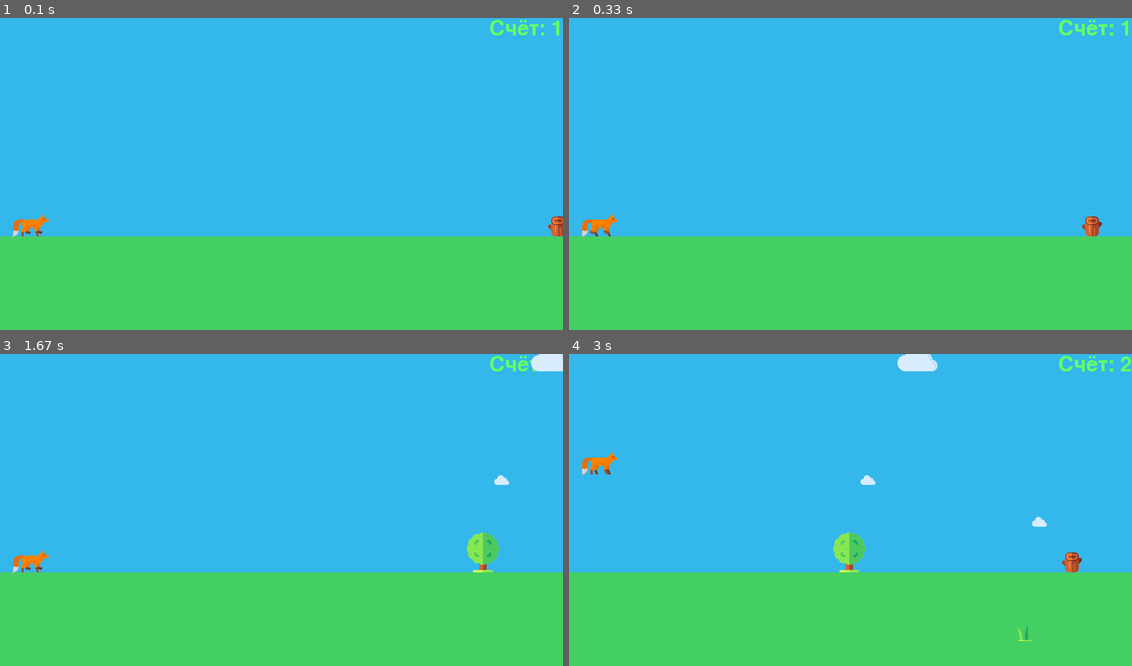
Above: before the commit, frames 1-4 (two rows, left to right).
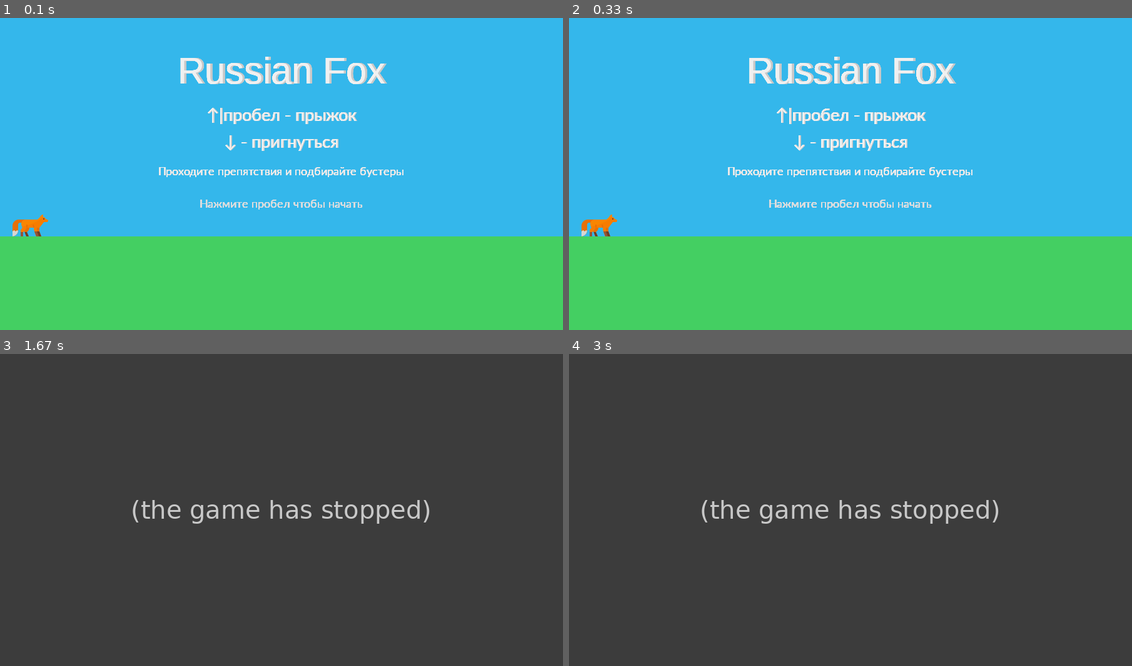
Above: after the commit, the same moments.

Repository: alex-bul/dino_pygame
Game: pygame game, started from main.py
The game is run twice, just before and just after one commit, with the same random seed, the same clock (stepped at 60 frames per second) and the same inputs.
Inputs:
- Up to frame 1 (0.1 s): no input
- Up to frame 2 (0.33 s): no input
- Up to frame 3 (1.67 s): tap Space at 0.33 s; tap R at 0.67, 1 s
- Up to frame 4 (3 s): hold Up 1.83-2.3 s; tap Space at 1.9, 2.2, 2.8 s; hold Up from 2.73 s (still down)

The runs differ from the first frame. In frame 1, 3.4% of the frame differs, in the area x 2-100%, y 0-70%; in frame 2, 3.5%; in frame 3, 100%, in the area x 0-100%, y 0-100%; in frame 4, 100%.
After the commit the program exited at 0.33 s; later frames show no game.

Commit message:
add mushrooms, guide

Diff:
--- a/config.py
+++ b/config.py
@@ -1,3 +1,5 @@
+IMMORTAL = False
+
 COLOR_SKY = (52, 183, 235)
 COLOR_EARTH = (68, 207, 98)
 SIZE_SKY = 0.7
@@ -19,10 +21,10 @@
 TORNADO_SCORE_START = 40
 BIRD_SCORE_START = 20
 
-ULTIMATE_CHANCE_SPAWN = 200
-ULTIMATE_DURATION = 5
-ULTIMATE_SPEED_BUST = 3
-MIN_ULTIMATE_FREQUENCY = 10
+BONUS_CHANCE_SPAWN = 200
+BONUS_DURATION = 5
+BONUS_SPEED_BUST = 3
+MIN_BONUS_FREQUENCY = 10
 
 animate_sprites = {
     'bird.png': (7, 1),
@@ -30,3 +32,8 @@
 }
 
 WARNING_RADIUS = 20
+
+effects = {
+    'wine.png': ["Опьянение", "speed_up", 3],
+    'mushroom.png': ["Галлюцинация", "jump_speed_down", 0.2],
+}
--- a/main.py
+++ b/main.py
@@ -6,6 +6,7 @@
 import pygame
 import sys
 import os
+import json
 
 all_sprites = pygame.sprite.Group()
 pygame.init()
@@ -13,12 +14,25 @@
 screen_size = (900, 500)
 screen = pygame.display.set_mode(screen_size)
 
+user_data_file = 'user_data.json'
 running = True
-game_run = True
+game_run = False
 default_speed = 60
 sprite_change_offset = 11
 speed = default_speed
 time_start = time.time()
+
+
+def get_record():
+    with open(user_data_file, 'r') as file:
+        return json.loads(file.read())['record']
+
+
+def set_record(value):
+    with open(user_data_file, 'w') as file:
+        file.write(json.dumps({
+            "record": value
+        }))
 
 
 def load_image(file_name, colorkey=None):
@@ -67,16 +81,27 @@
 
         self.is_jumping = False
         self.is_falling = False
-
-        self.is_ultimate = False
-        self.time_start_ultimate = 0
+        self.jump_speed_buster = 1
+
+        self.effects = {}
 
     def set_image(self, image):
+        old_y = self.rect.y
         self.frames = []
         self.cut_sheet(load_image(image), 5, 1)
         self.cur_frame = 0
-        self.rect.y = self.default_y
+        self.image = self.frames[self.cur_frame]
+        self.rect = self.image.get_rect()
         self.rect.x = 20
+        self.default_y = screen_size[1] * SIZE_SKY - self.rect.h
+        if self.is_jumping:
+            self.is_jumping = False
+            self.is_falling = True
+            self.rect.y = old_y
+        elif not self.is_falling:
+            self.rect.y = self.default_y
+        else:
+            self.rect.y = old_y
 
     def cut_sheet(self, sheet, columns, rows):
         self.rect = pygame.Rect(0, 0, sheet.get_width() // columns,
@@ -93,23 +118,22 @@
         if not self.is_falling:
             self.is_jumping = True
 
-    def start_ultimate(self):
+    def start_effect(self, name, effect_type, value):
         global speed
-
-        speed *= ULTIMATE_SPEED_BUST
-        self.is_ultimate = True
-        self.time_start_ultimate = time.time()
-
-    def update(self):
-        global speed
-
-        if self.is_ultimate:
-            if time.time() - self.time_start_ultimate > ULTIMATE_DURATION:
-                speed //= ULTIMATE_SPEED_BUST
-                self.is_ultimate = False
+        if effect_type == 'speed_up':
+            print(name, effect_type, value)
+            self.effects[name] = {'start_time': time.time(), 'type': effect_type, 'speed_end': speed}
+            speed *= value
+        elif effect_type == 'jump_speed_down':
+            self.effects[name] = {'start_time': time.time(), 'type': effect_type}
+            self.jump_speed_buster = value
+
+    def update(self):
+        self.check_effects()
         if self.is_jumping:
             self.rect = self.rect.move(0, -math.ceil(
-                DINO_JUMP_SPEED * (self.rect.y - self.default_y + DINO_JUMP_HEIGNT) / 100 * (default_speed / speed)))
+                DINO_JUMP_SPEED * (self.rect.y - self.default_y + DINO_JUMP_HEIGNT) / 100 * (
+                            default_speed / speed) * self.jump_speed_buster))
             if (self.rect.y - self.default_y + DINO_JUMP_HEIGNT) / 100 <= 0.1:
                 self.is_jumping = False
                 self.is_falling = True
@@ -118,13 +142,29 @@
                 self.rect = self.rect.move(0, self.default_y - self.rect.y)
                 self.is_falling = False
             else:
-                c = (self.rect.y - self.default_y + DINO_JUMP_HEIGNT) / 100
+                c = (self.rect.y - self.default_y + DINO_JUMP_HEIGNT) / 100 * self.jump_speed_buster
                 self.rect = self.rect.move(0, math.ceil(DINO_FALL_SPEED * (c if c < 0.9 else 1)))
         else:
             offset = calculate_sprite_change_offset()
             self.cur_frame = (self.cur_frame + 1) % (len(self.frames) * offset)
             self.image = self.frames[self.cur_frame // offset]
             self.mask = pygame.mask.from_surface(self.image)
+
+    def check_effects(self):
+        global speed
+        for name, data in self.effects.copy().items():
+            if time.time() - data['start_time'] > BONUS_DURATION:
+                if data['type'] == 'speed_up':
+                    speed = data['speed_end']
+                elif data['type'] == 'jump_speed_down':
+                    self.jump_speed_buster = 1
+                self.effects.pop(name)
+
+    def is_affected_speed(self):
+        return 'speed_up' in map(lambda x: x['type'], self.effects.values())
+
+    def can_broke(self):
+        return 'Опьянение' in self.effects.keys()
 
 
 class Object(pygame.sprite.Sprite):
@@ -137,8 +177,34 @@
         self.rect.y = y if y else screen_size[1] * SIZE_SKY - self.rect.h
         self.step = -step
 
-    def update(self):
-        self.rect = self.rect.move(self.step, 0)
+        self.is_broken = False
+        self.broken_direction = 0
+        self.broken_speed = (-0.1 * random.randint(5, 10), 0.1 * random.randint(5, 10))
+        self.broken_rotate_angle = random.randint(0, 60)
+
+    def update(self):
+        if self.is_broken:
+            try:
+                self.rect = self.rect.move([i * BROKE_ENEMY_SPEED * self.broken_direction for i in self.broken_speed])
+                self.image = rot_center(self.image, self.broken_rotate_angle * -self.broken_direction)
+                self.broken_rotate_angle -= 1
+            except ValueError:
+                pass
+        else:
+            self.rect = self.rect.move(self.step, 0)
+
+    def is_hidden(self):
+        return self.rect.right + self.rect.w < 0 or \
+               self.rect.left + self.rect.w < 0 or \
+               self.rect.top + self.rect.h < 0 or \
+               self.rect.bottom + self.rect.h < 0
+
+    def broke(self, direction):
+        self.is_broken = True
+        self.broken_direction = direction
+
+    def get_far(self):
+        return screen_size[0] - self.rect.x
 
 
 class DecorationObject(Object):
@@ -157,22 +223,21 @@
         self.rect.y = y if y else screen_size[1] * SIZE_SKY - self.rect.h
         self.step = -step
 
-        self.is_broken = False
-        self.broken_direction = 0
-        self.broken_speed = (-0.1 * random.randint(5, 10), 0.1 * random.randint(5, 10))
-        self.broken_rotate_angle = random.randint(0, 60)
-
     def broke(self, direction):
         self.is_broken = True
         self.broken_direction = direction
 
     def update(self):
-        global game_run
+        global game_run, time_end_game, current_record
         if pygame.sprite.collide_mask(self, dino) and not self.is_broken:
-            if dino.is_ultimate:
+            if dino.can_broke():
                 self.broke(-1)
             else:
                 game_run = False
+                time_end_game = time.time()
+                if current_record < game_map.score:
+                    set_record(game_map.score)
+                    current_record = game_map.score
         if self.is_broken:
             try:
                 self.rect = self.rect.move([i * BROKE_ENEMY_SPEED * self.broken_direction for i in self.broken_speed])
@@ -182,15 +247,6 @@
                 pass
         else:
             self.rect = self.rect.move(self.step, 0)
-
-    def get_far(self):
-        return screen_size[0] - self.rect.x
-
-    def is_hidden(self):
-        return self.rect.right + self.rect.w < 0 or \
-               self.rect.left + self.rect.w < 0 or \
-               self.rect.top + self.rect.h < 0 or \
-               self.rect.bottom + self.rect.h < 0
 
 
 class AnimateEnemy(Enemy):
@@ -247,22 +303,23 @@
 
     def check_colide(self, obj):
         if pygame.sprite.collide_mask(self, obj):
-            obj.broke(random.choice([-1, 1]))
+            obj.broke(-1)
 
     def get_far(self):
         return screen_size[0] - self.rect.x - SPEED_TORNADO * default_speed
 
 
 class Bonus(Object):
-    def __init__(self, image, step, x=None, y=None):
+    def __init__(self, image, step, effect_object, x=None, y=None):
         super().__init__(image, step, x, y)
-        for i in map.enemies:
+        self.effect_object = effect_object
+        for i in list(filter(lambda x: not isinstance(x, Bonus), game_map.ground_objects)):
             if pygame.sprite.collide_mask(self, i):
-                self.rect.x = self.rect.x + i.rect.w * random.choice([1.2, -1.2])
+                self.rect.x = self.rect.x + i.rect.w * random.choice([1.5, -1.5])
 
     def update(self):
         if pygame.sprite.collide_mask(self, dino):
-            dino.start_ultimate()
+            dino.start_effect(*self.effect_object)
             self.rect.x = -self.rect.w
         super().update()
 
@@ -271,7 +328,7 @@
     def __init__(self, screen, screen_size):
         self.screen = screen
         self.screen_size = screen_size
-        self.enemies = []
+        self.ground_objects = []
         self.decoration = []
         self.tech_score = 0
         self.score = 0
@@ -281,7 +338,7 @@
         self.last_bonus_spawn = 0
 
     def clear(self):
-        if dino.is_ultimate:
+        if 'Опьянение' in dino.effects.keys():
             self.screen.fill((245, random.randint(100, 170), 47))
             pygame.draw.rect(self.screen, (random.randint(100, 170), 52, 235),
                              (0, 0, self.screen_size[0], self.screen_size[1] * SIZE_SKY), 0)
@@ -295,30 +352,37 @@
         self.spawn_decoration()
         self.spawn_bonus()
 
-        font = pygame.font.Font(None, 50)
-        text = font.render(f"Счёт: {self.score}", True, (100, 255, 100))
-        text_x = screen_size[0] - text.get_width()
-        text_y = 0
-        screen.blit(text, (text_x, text_y))
-
-        if dino.is_ultimate:
-            font = pygame.font.Font(None, 30)
-            text_y = text.get_height() + 10
-            text = font.render(f"Опьянение закончится через: "
-                               f"{ULTIMATE_DURATION - int(time.time() - dino.time_start_ultimate)}",
-                               True, (245, 120, 47))
+        if game_run:
+            font = pygame.font.Font(None, 50)
+            text = font.render(f"Счёт: {self.score}", True, (100, 255, 100))
             text_x = screen_size[0] - text.get_width()
+            text_y = 0
             screen.blit(text, (text_x, text_y))
-
-        for i, obj in enumerate(self.enemies.copy()):
+            if current_record:
+                text_record = font.render(f"Рекорд: {current_record}", True, (93, 232, 93))
+                text_x = screen_size[0] - text.get_width() - text_record.get_width() - 20
+                text_y = 0
+                screen.blit(text_record, (text_x, text_y))
+
+            score_text_height = text.get_height()
+
+            for i, (effect_name, data) in enumerate(list(dino.effects.items())):
+                font = pygame.font.Font(None, 30)
+                text = font.render(f"{effect_name} закончится через: "
+                                   f"{BONUS_DURATION - int(time.time() - data['start_time'])}",
+                                   True, (252, 198, 3))
+                text_y = (score_text_height + 10) * (i + 1)
+                text_x = screen_size[0] - text.get_width()
+                screen.blit(text, (text_x, text_y))
+
+        for i, obj in enumerate(self.ground_objects.copy()):
             if obj.is_hidden():
-                print(obj)
-                self.enemies.pop(i)
+                self.ground_objects.pop(i)
                 all_sprites.remove(obj)
                 if isinstance(obj, Tornado):
                     self.disaster = None
         if self.disaster:
-            for i in filter(lambda x: not isinstance(x, Tornado), self.enemies):
+            for i in filter(lambda x: not isinstance(x, Tornado), self.ground_objects):
                 self.disaster.check_colide(i)
 
     def random_select_next(self):
@@ -332,65 +396,122 @@
         elif select < 4 and self.score >= BIRD_SCORE_START:
             return Bird(f'{path}bird.png', SPEED_BIRD)
         else:
-            return Enemy(f'{path}{random.randint(1, 3)}.png', SPEED_CACTUS)
+            return Enemy(f'{path}{random.randint(1, 4)}.png', SPEED_CACTUS)
 
     def spawn_enemy(self):
-        if self.enemies:
-            if self.enemies[-1].get_far() >= self.next_enemy_distance:
-                self.enemies.append(self.random_select_next())
+        if self.ground_objects:
+            if self.ground_objects[-1].get_far() >= self.next_enemy_distance:
+                self.ground_objects.append(self.random_select_next())
                 self.next_enemy_distance = self.calculate_next_enemy_distance()
         else:
-            self.enemies.append(self.random_select_next())
+            self.ground_objects.append(self.random_select_next())
 
     def spawn_decoration(self):
         path = "src/decoration/"
         if random.randint(1, 40) == 1:
             if random.randint(0, 1):
                 self.decoration.append(
-                    DecorationObject(f"{path}sky_{random.randint(1, 2)}.png", SPEED_CACTUS, random.randint(3, 5)))
+                    DecorationObject(f"{path}sky_{random.randint(1, 2)}.png",
+                                     SPEED_CACTUS, random.randint(3, screen_size[1] * SIZE_SKY // 70)))
             else:
                 self.decoration.append(DecorationObject(f"{path}ground_{random.randint(1, 4)}.png", SPEED_CACTUS,
-                                                        random.randint(-2, -1)))
+                                                        -random.randint(1, screen_size[1] * SIZE_EARTH // 75)))
 
     def spawn_bonus(self):
         path = "src/bonus/"
-        if time.time() - self.last_bonus_spawn > MIN_ULTIMATE_FREQUENCY:
-            if random.randint(1, ULTIMATE_CHANCE_SPAWN) == 1:
-                Bonus(f"{path}wine.png", SPEED_CACTUS)
+        if time.time() - self.last_bonus_spawn > MIN_BONUS_FREQUENCY and len(dino.effects.items()) == 0:
+            if random.randint(1, BONUS_CHANCE_SPAWN) == 1:
+                image_name, data = random.choice(list(effects.items()))
+                self.ground_objects.append(Bonus(f"{path}{image_name}", SPEED_CACTUS, data))
                 self.last_bonus_spawn = time.time()
 
-    def calculate_next_enemy_distance(self):
+    @staticmethod
+    def calculate_next_enemy_distance():
         return random.randint(dino.rect.w * 4, DISTANCE_BETWEEN_ENEMY_MAX)
 
 
+def draw_guide():
+    FONT_COLOR = (240, 240, 240)
+    OUTLINE_COLOR = (200, 200, 200)
+    DESCRIPTION_COLOR = (220, 220, 220)
+    start_y = screen_size[1] // 10
+    rules = ['↑|пробел - прыжок', '↓ - пригнуться',
+             # 'R - начать заново'
+             ]
+
+    font = pygame.font.Font('src/fonts/bahnschrift.ttf', 60)
+    text = font.render("Russian Fox", True, OUTLINE_COLOR)
+    screen.blit(text, ((screen_size[0] - text.get_width()) // 2 + 3, start_y))
+    text = font.render("Russian Fox", True, FONT_COLOR)
+    screen.blit(text, ((screen_size[0] - text.get_width()) // 2, start_y))
+
+    start_y += text.get_height() + 20
+    font = pygame.font.Font('src/fonts/calibri.ttf', 30)
+
+    for i in rules:
+        text = font.render(i, True, OUTLINE_COLOR)
+        screen.blit(text, ((screen_size[0] - text.get_width()) // 2 + 1, start_y))
+        text = font.render(i, True, FONT_COLOR)
+        screen.blit(text, ((screen_size[0] - text.get_width()) // 2, start_y))
+        start_y += text.get_height() + 10
+    start_y += 10
+    font = pygame.font.Font('src/fonts/calibri.ttf', 20)
+
+    text = font.render("Проходите препятствия и подбирайте бустеры", True, OUTLINE_COLOR)
+    screen.blit(text, ((screen_size[0] - text.get_width()) // 2, start_y))
+    text = font.render("Проходите препятствия и подбирайте бустеры", True, FONT_COLOR)
+    screen.blit(text, ((screen_size[0] - text.get_width()) // 2, start_y))
+    start_y += text.get_height() + 10
+    start_y += 20
+
+    text = font.render("Нажмите пробел чтобы начать", True, DESCRIPTION_COLOR)
+    screen.blit(text, ((screen_size[0] - text.get_width()) // 2, start_y))
+    pygame.display.flip()
+
+
 dino = MainCharacter("src/character/fox.png")
-map = Map(screen, screen_size)
+game_map = Map(screen, screen_size)
+game_map.clear()
+all_sprites.draw(screen)
+pygame.display.flip()
+
+time_end_game = 0
+current_record = get_record()
 while running:
-    if speed < MAX_GAME_SPEED and not dino.is_ultimate:
+    if speed < MAX_GAME_SPEED and not dino.is_affected_speed():
         speed = int(default_speed + (time.time() - time_start))
     for event in pygame.event.get():
         if event.type == pygame.QUIT:
             running = False
-        if event.type == pygame.KEYDOWN:
-            if event.key == pygame.K_r:
+        elif event.type == pygame.KEYDOWN:
+            if event.key == pygame.K_SPACE and not game_run and time.time() - time_end_game > 0.500:
+                speed = default_speed
                 all_sprites = pygame.sprite.Group()
                 time_start = time.time()
                 game_run = True
-                map = Map(screen, screen_size)
+                game_map = Map(screen, screen_size)
                 dino = MainCharacter("src/character/fox.png")
-        if game_run or 1:
+            elif event.key == pygame.K_ESCAPE:
+                running = False
+        elif event.type == pygame.KEYUP:
+            if event.key == pygame.K_SPACE:
+                is_space_not_down = True
+        if game_run or IMMORTAL:
             if event.type == pygame.KEYDOWN:
                 if event.key == pygame.K_SPACE or event.key == pygame.K_UP:
                     dino.jump()
+                    is_space_not_down = False
                 elif event.key == pygame.K_DOWN:
                     dino.set_image("src/character/fox_tilt.png")
             elif event.type == pygame.KEYUP:
                 if event.key == pygame.K_DOWN:
                     dino.set_image("src/character/fox.png")
 
-    if game_run or 1:
-        map.update()
+    if game_run or IMMORTAL:
+        game_map.update()
         all_sprites.update()
         all_sprites.draw(screen)
         pygame.display.flip()
         clock.tick(speed)
+    else:
+        draw_guide()
--- /dev/null
+++ b/user_data.json
@@ -0,0 +1 @@
+{"record": 3}
Binary file changed: src/character/fox.png
Binary file removed: src/enemy/cactus_4.png
